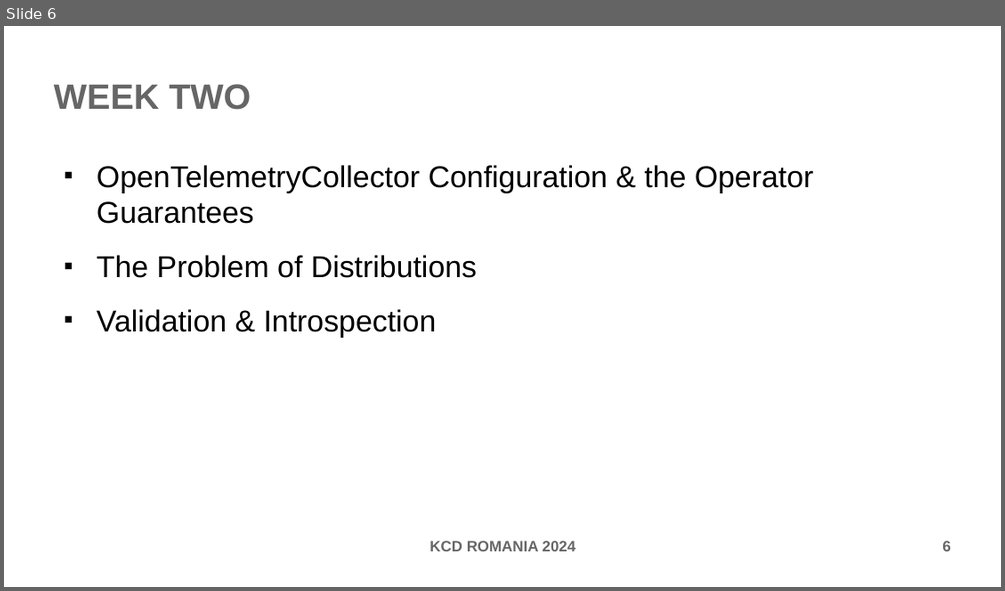
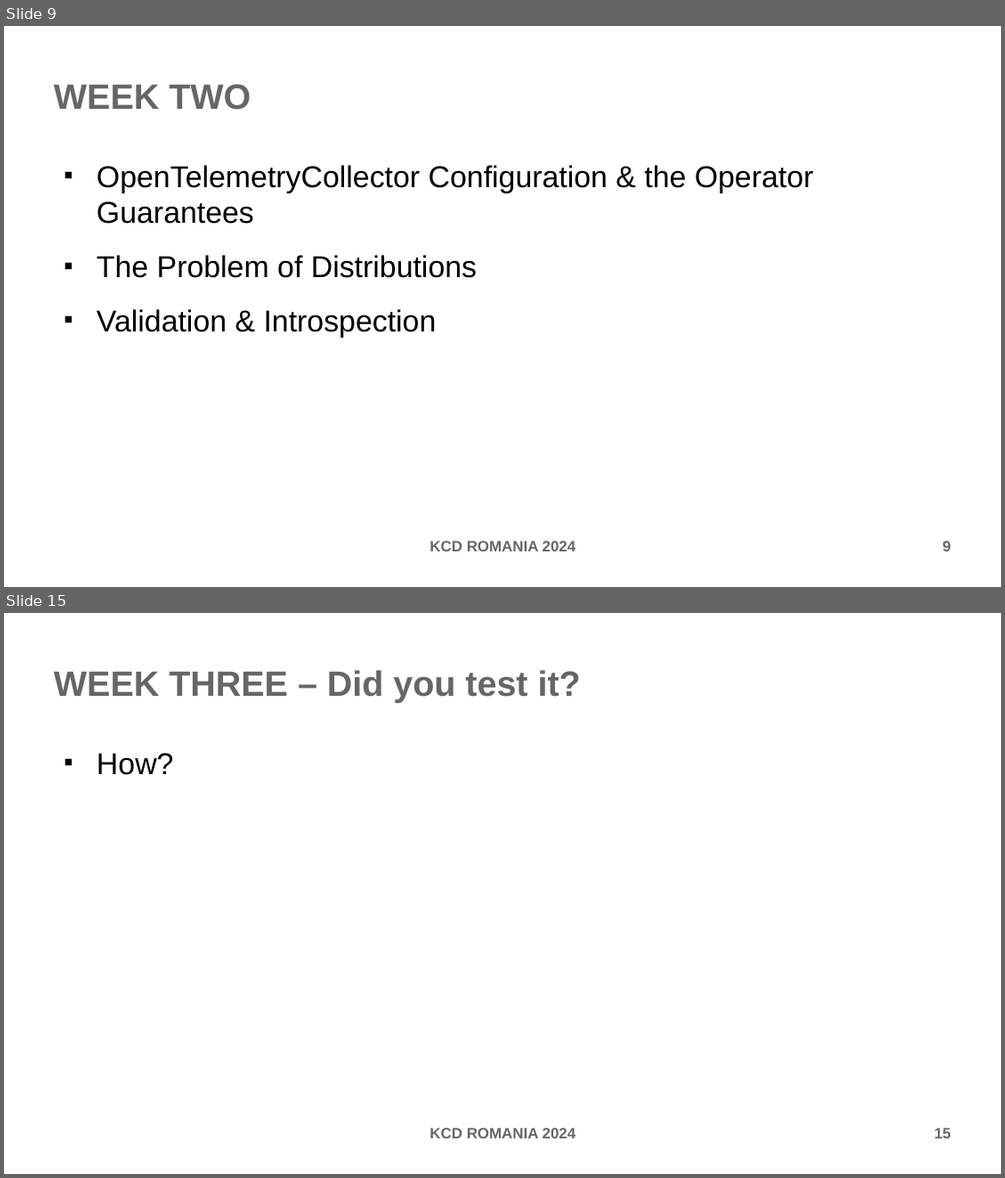
Before and after one commit to forestsword/ditd-presentation, a slide deck: ditd-presentation.odp. Shown one above the other, each under a label of ours: slide 6 before the commit, slides 9 and 15 after it; the slides between them are not shown. The pictures are 1005x591 and 1005x1178 pixels, drawn with LibreOffice and Linux fonts; fonts in the diff are those of the drawing. Boxes give left, top, right and bottom in pixels: in the first picture for what was removed or moved away, otherwise in the second. Text is boxed around its words. In the diff, an @@ line names an element or a change of style, - is before the commit and + after.

```diff
--- a/ditd-presentation.odp
+++ b/ditd-presentation.odp
@@ slide 15 added at <box>4,613,1001,1174</box>, background #FFFFFF @@
@@ title added at <box>54,670,581,703</box>, 28 pt, text #666666, bold @@
+WEEK THREE – Did you test it?
@@ text added at <box>97,753,174,775</box>, 24 pt, text #000000 @@
+■ How?
@@ text added at <box>429,1127,576,1138</box>, 12 pt, text #666666, bold @@
+KCD ROMANIA 2024
@@ page number added at <box>934,1127,951,1138</box>, 12 pt, text #666666, bold @@
+15
@@ what was slide 6 is now slide 9 @@
@@ page number at <box>942,540,950,551</box>: text changed @@
-6
+9
```
Also in this commit, not shown: 5 slides changed, 7 other slides added.
